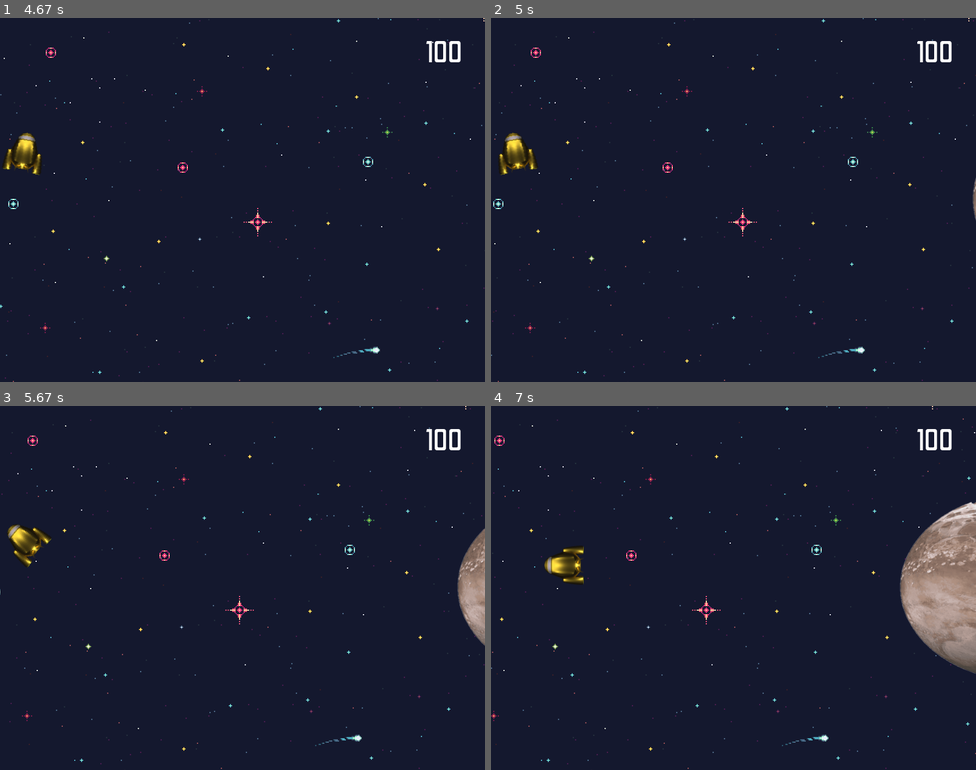
Above: before the commit, frames 1-4 (two rows, left to right).
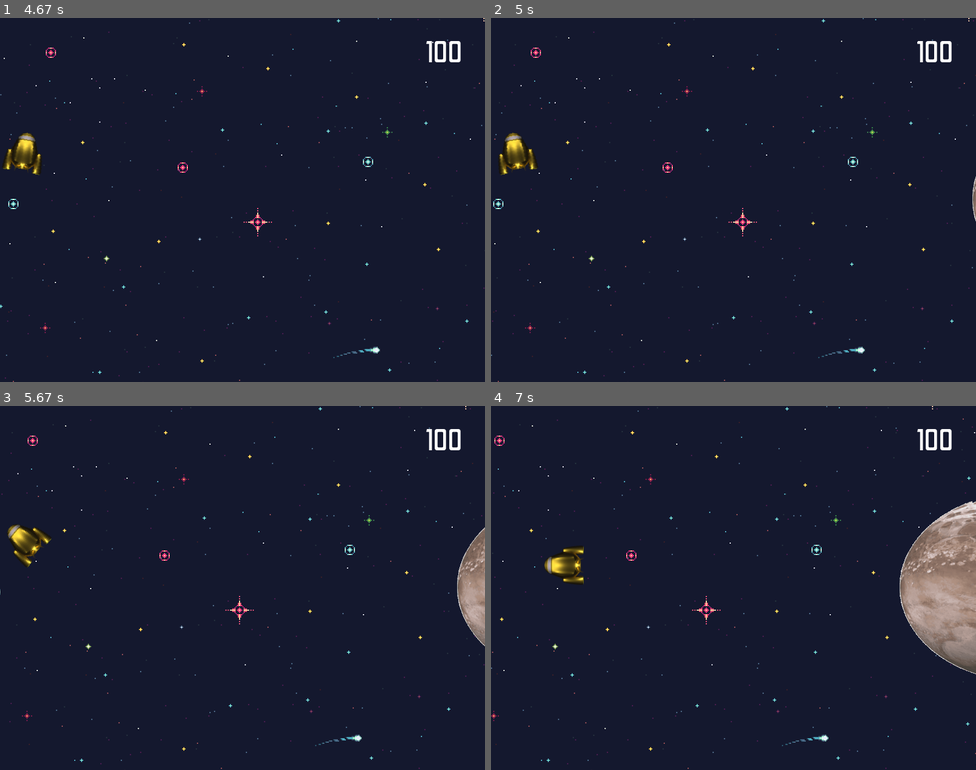
Above: after the commit, the same moments.

Repository: davidordo85/THE_QUEST-Game-with-pygame
Game: pygame game, started from main.py
Two runs of this game, one before a commit and one after it. Both use one fixed random seed, a clock stepped at 60 frames per second and the inputs below.
Inputs:
- Up to frame 1 (4.67 s): hold Up 0.33-0.8 s; hold Down 0.83-1.13 s; hold Up 1.17-1.53 s; hold Down 1.57-1.93 s; hold Up 1.97-2.27 s; hold Down 2.3-2.6 s; hold Up 2.63-3 s; hold Down 3.03-3.4 s
- Up to frame 2 (5 s): no input
- Up to frame 3 (5.67 s): no input
- Up to frame 4 (7 s): hold Up 6.37-6.67 s; hold Down from 6.7 s (still down)

Frame 1 is identical in both runs. In frame 2, less than 0.1% of the frame differs, in the area x 99-100%, y 43-56%; in frame 3, less than 0.1%; in frame 4, 0.2%, in the area x 84-100%, y 26-74%.

Commit message:
change of planet when reaching the final level

Diff:
--- a/main.py
+++ b/main.py
@@ -50,7 +50,6 @@
         self.scoring = self.fontScore.render(str(self.score), True, WHITE)
         self.ship = ship.Ship(800, 600)
         self.planet = planets.Planet(800, 600)
-
 
         self.asteroid_0 = asteroids.Asteroid(800, 600)
         self.asteroid_1 = asteroids.Asteroid(800, 600)
@@ -132,9 +131,11 @@
                 self.score = int(self.score)
 
     def winConditions(self, winLevel, asteroidForLevel):
-
+        if self.status == 'Third_level':
+            self.planet.state = True
         if self.score >= winLevel:
             self.ship.land = True
+            self.planet.whatPlanet()
             self.planet.update(800, 600)
             if self.planet.rect.centerx <= 1000 and self.ship.angle % 180 <= 0:
                 self.ship.land = False
@@ -149,7 +150,6 @@
             for entity in asteroidForLevel:
                 if entity.rect.centerx >= 1200:
                     pg.sprite.Group.empty(asteroidForLevel)
-
         else:
             pass
 
@@ -227,6 +227,7 @@
         takeOff = False
         self.scoring = self.fontScore.render(str(self.score), True, WHITE)
         self.ship.land = True
+
         while not takeOff:
             self.handleEvent()
             self.backgroundMove()
@@ -291,7 +292,6 @@
         pg.quit()
         sys.exit()
 
-
 if __name__ == "__main__":
     pg.init(),
     game = Main(800, 600)
--- a/planets/planets.py
+++ b/planets/planets.py
@@ -3,13 +3,41 @@
 class Planet(pg.sprite.Sprite):
     vx = 0
     vy = 0
+    w = 430
+    h = 360
+    num_sprites = 2
+
     def __init__(self, x, y):
         super().__init__()
-        self.image = pg.image.load("./resources/images/planets/arid_planet.png")
+        self.image = pg.Surface((self.w, self.h), pg.SRCALPHA, 32)
         self.rect = self.image.get_rect()
+        self.state = False
+        self.image_act = 0
+        self.frame = pg.image.load("./resources/images/planets/planet_0.png").convert_alpha()
+        self.image.blit(self.frame, (0, 0), (0, 0, self.w, self.h))
 
         self.rect.centerx = 1100
         self.rect.centery = 300
+
+    def loadImages(self):
+        images = []
+        for i in range(self.num_sprites):
+            image = pg.image.load(
+                "./resources/images/planets/planet_{}.png".format(i)
+                )
+            images.append(image)
+        return images
+
+    def whatPlanet(self):
+        self.images = self.loadImages()
+        if self.state == True:
+            print('win')
+            self.image_act = 1
+            self.image.blit(self.images[self.image_act], (0, 0))
+        else:
+            print('not win')
+            self.image_act = 0
+            self.image.blit(self.images[self.image_act], (0, 0))
 
     def update(self, limSupX, limSupY):
         self.vx = 1.1
Renamed: resources/images/planets/arid_planet.png -> resources/images/planets/planet_0.png
Renamed: resources/images/planets/final_planet.png -> resources/images/planets/planet_1.png
